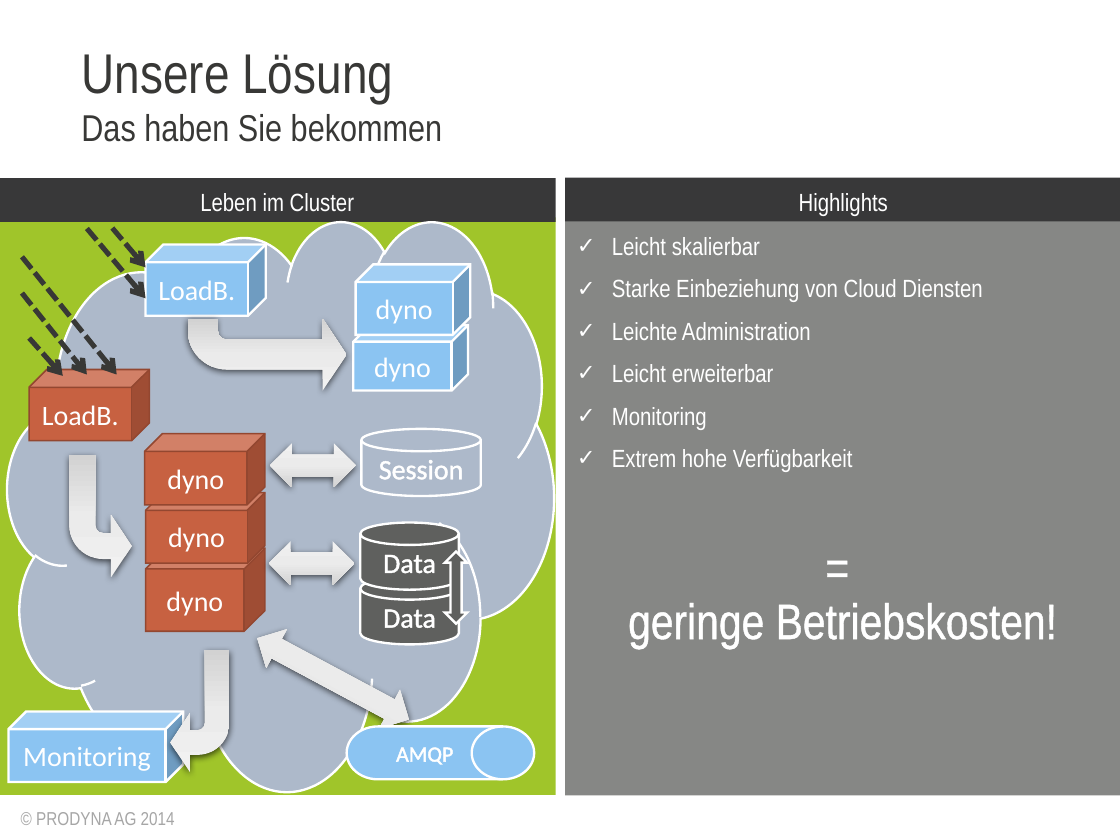
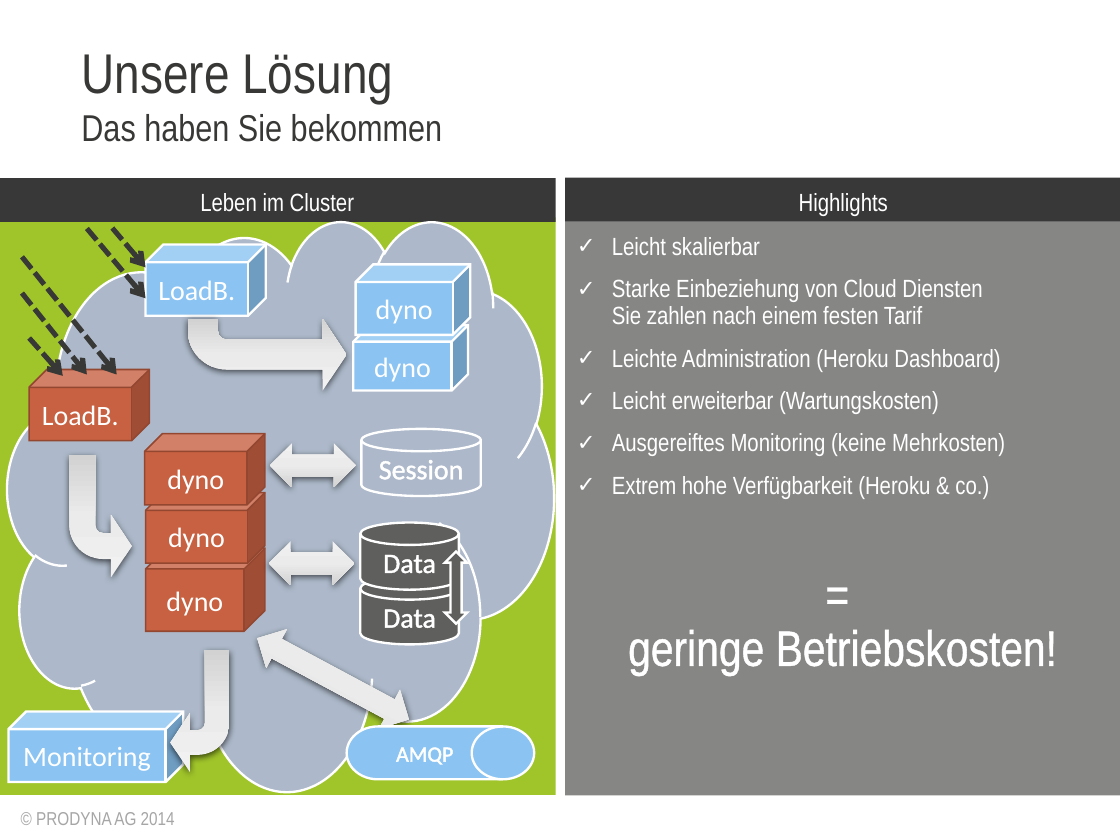
Before and after one commit to lagranovskiy/timetracker-server, a slide deck: slide 7 of doc/AbschlussPräsentation.pptx (slide 6 before the commit). Drawn at 1120x840 pixels with LibreOffice and Linux fonts; fonts in the diff are those of the drawing; background and template pictures are left out. Boxes give left, top, right and bottom in pixels: in the first picture for what was removed or moved away, otherwise in the second. Text is boxed around its words. In the diff, an @@ line names an element or a change of style, - is before the commit and + after.

```diff
--- a/doc/AbschlussPräsentation.pptx
+++ b/doc/AbschlussPräsentation.pptx
@@ text at [612,279,1005,499]: text changed @@
-✓ Starke Einbeziehung von Cloud Diensten
-✓ Leichte Administration
-✓ Leicht erweiterbar
-✓ Monitoring
-✓ Extrem hohe Verfügbarkeit
+✓ Starke Einbeziehung von Cloud Diensten
+  Sie zahlen nach einem festen Tarif
+✓ Leichte Administration (Heroku Dashboard)
+✓ Leicht erweiterbar (Wartungskosten)
+✓ Ausgereiftes Monitoring (keine Mehrkosten)
+✓ Extrem hohe Verfügbarkeit (Heroku & co.)
```
Also in this commit, not shown: 19 other slides changed, 3 slides added, 1 other file.
